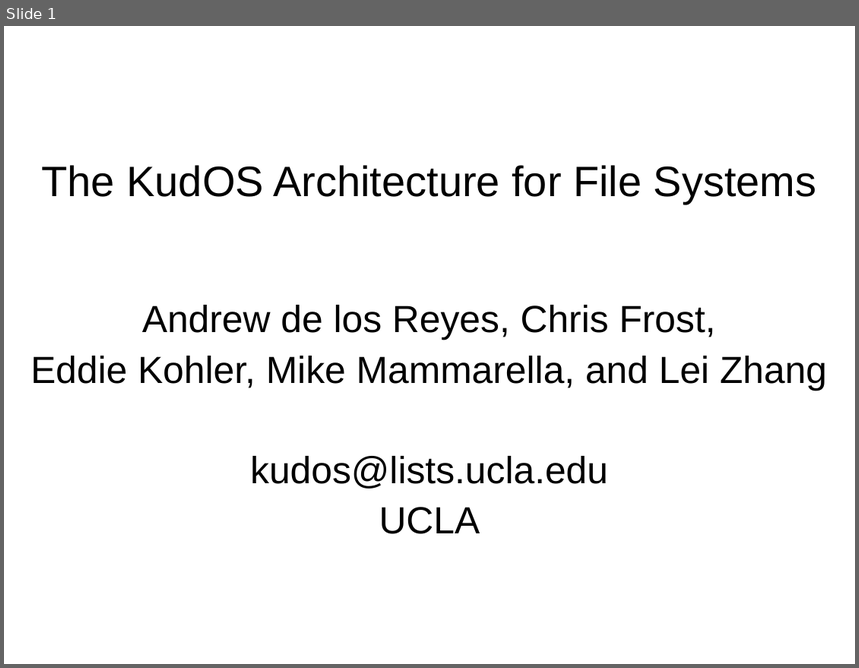
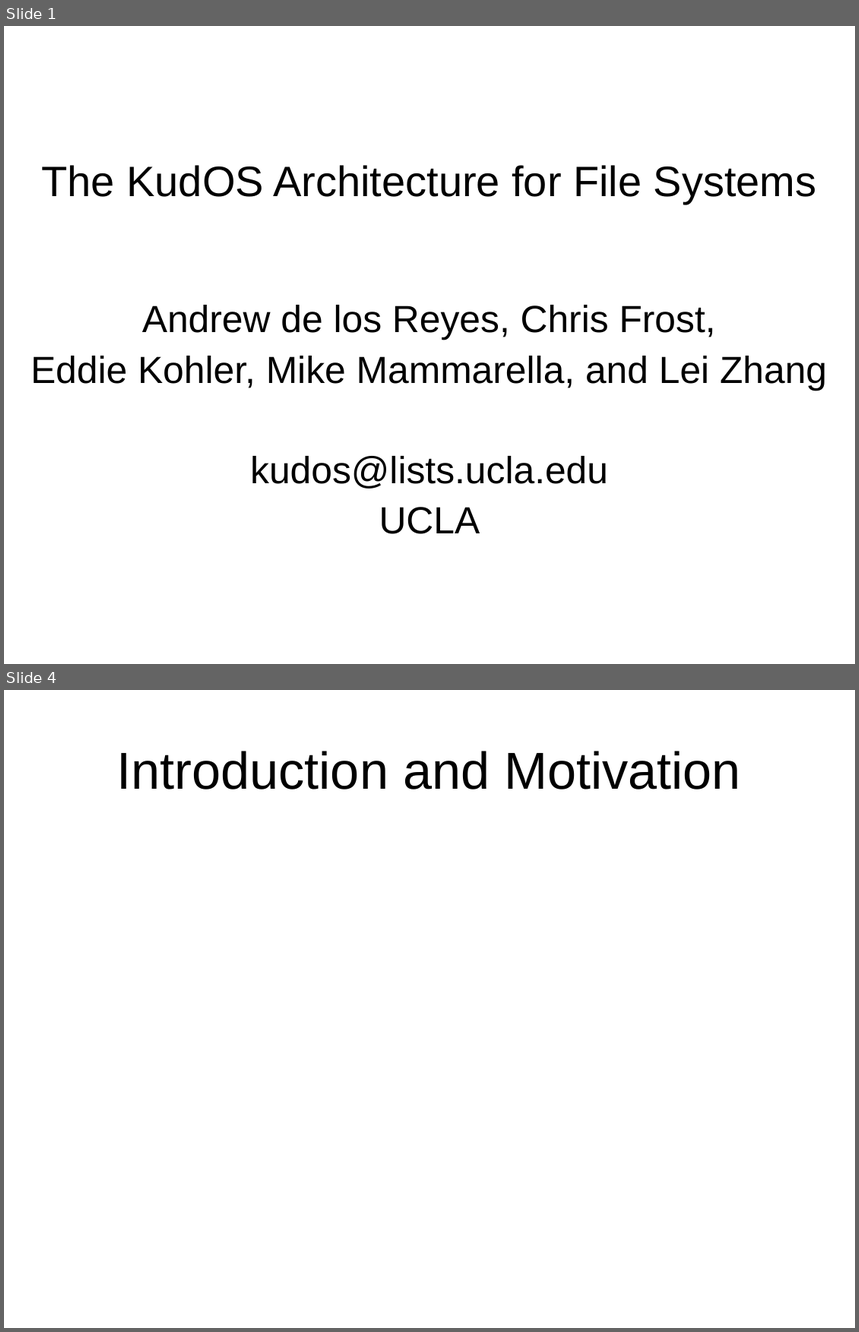
Before and after one commit to ucla-readable/fstitch-doc, a slide deck: sosp_wip/sosp_wip_kudos.ppt. Shown one above the other, each under a label of ours: slide 1 before the commit, slides 1 and 4 after it; the slides between them are not shown. The pictures are 859x668 and 859x1332 pixels, drawn with LibreOffice and Linux fonts; fonts in the diff are those of the drawing; background and template pictures are left out. Boxes give left, top, right and bottom in pixels: in the first picture for what was removed or moved away, otherwise in the second. Text is boxed around its words. In the diff, an @@ line names an element or a change of style, - is before the commit and + after.

```diff
--- a/sosp_wip/sosp_wip_kudos.ppt
+++ b/sosp_wip/sosp_wip_kudos.ppt
@@ slide 4 added at (4,690,855,1328), background #FFFFFF @@
@@ title added at (117,751,741,790), 44 pt, text #000000 @@
+Introduction and Motivation
```
Also in this commit, not shown: 3 slides changed, 5 other slides added, 4 slides removed.
